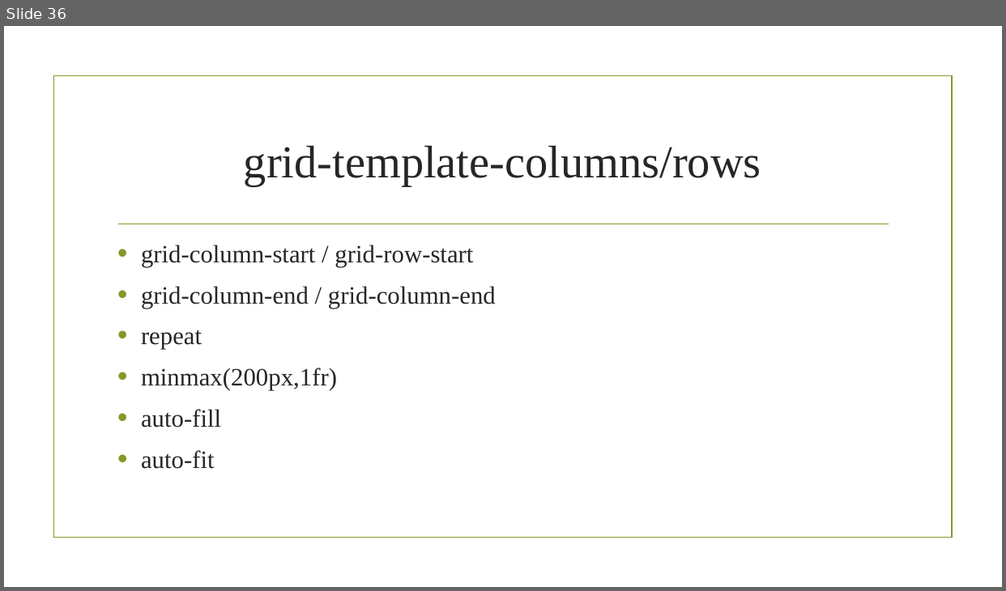
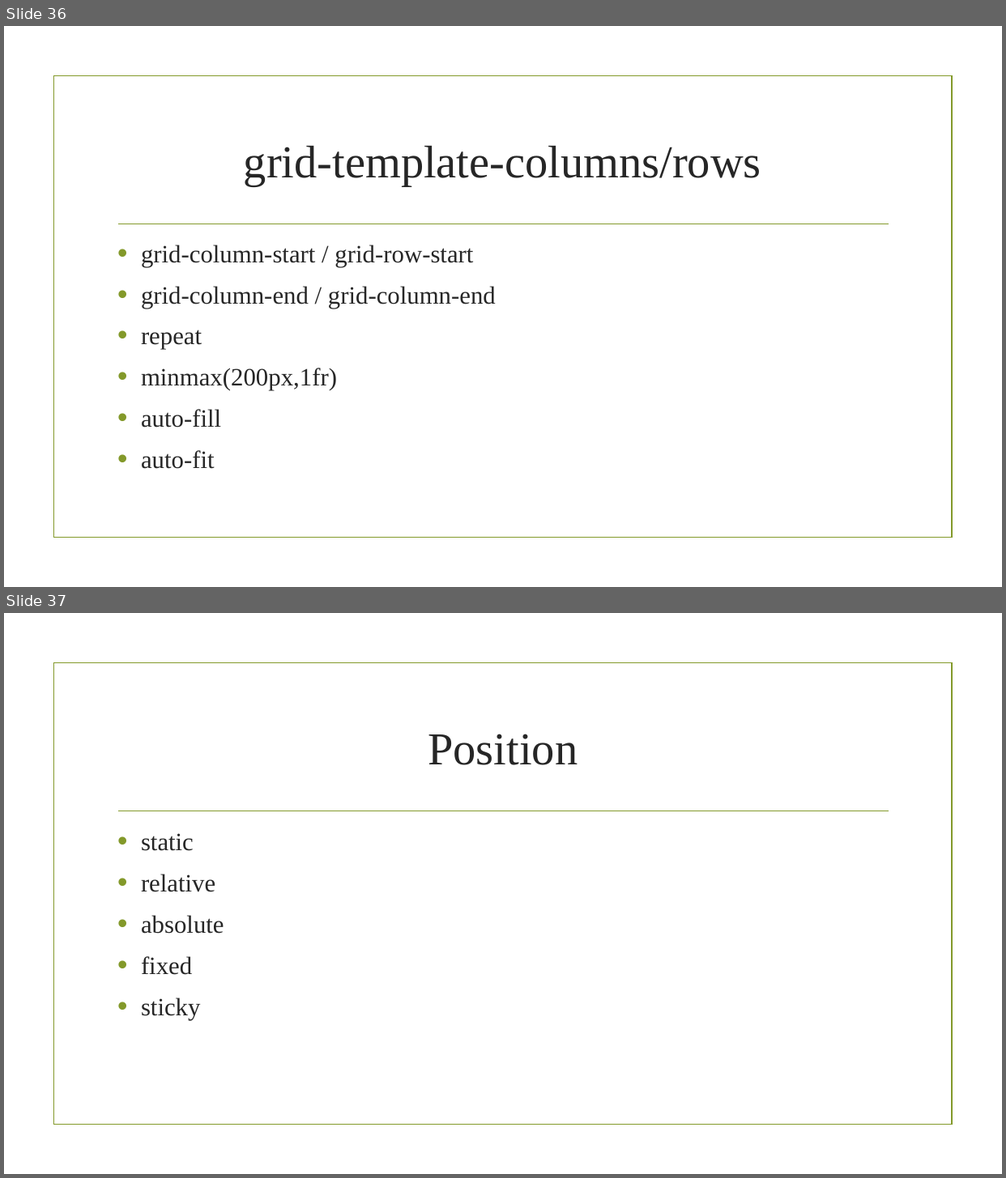
Before and after one commit to sagarshrestha81/FED, a slide deck: HTML.pptx. Shown one above the other, each under a label of ours: slide 36 before the commit, slides 36 and 37 after it. The pictures are 1006x591 and 1006x1178 pixels, drawn with LibreOffice and Linux fonts; fonts in the diff are those of the drawing; background and template pictures are left out. Boxes give left, top, right and bottom in pixels: in the first picture for what was removed or moved away, otherwise in the second. Text is boxed around its words. In the diff, an @@ line names an element or a change of style, - is before the commit and + after.

Commit message:
border, position

```diff
--- a/HTML.pptx
+++ b/HTML.pptx
@@ slide 37 added at bbox=[4, 613, 1002, 1174], background picture (left out); not listed: 2 template elements that a slide beside it also shows @@
@@ title added at bbox=[428, 734, 577, 765], 44 pt, text #262626 @@
+Position
@@ text added at bbox=[141, 833, 224, 1020], 24 pt, text #262626 @@
+• static
+• relative
+• absolute
+• fixed
+• sticky
```
Also in this commit, not shown: 4 other files.
